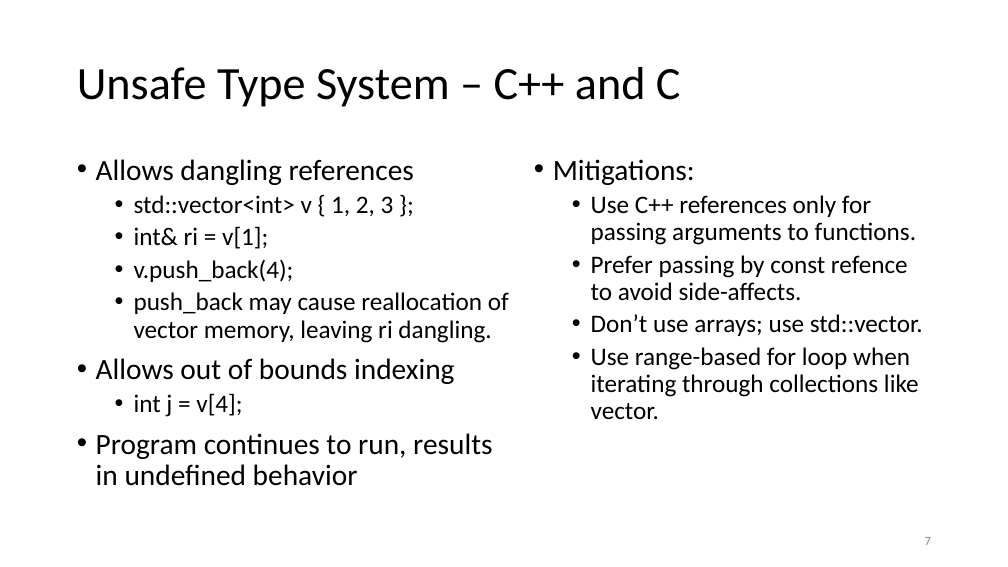
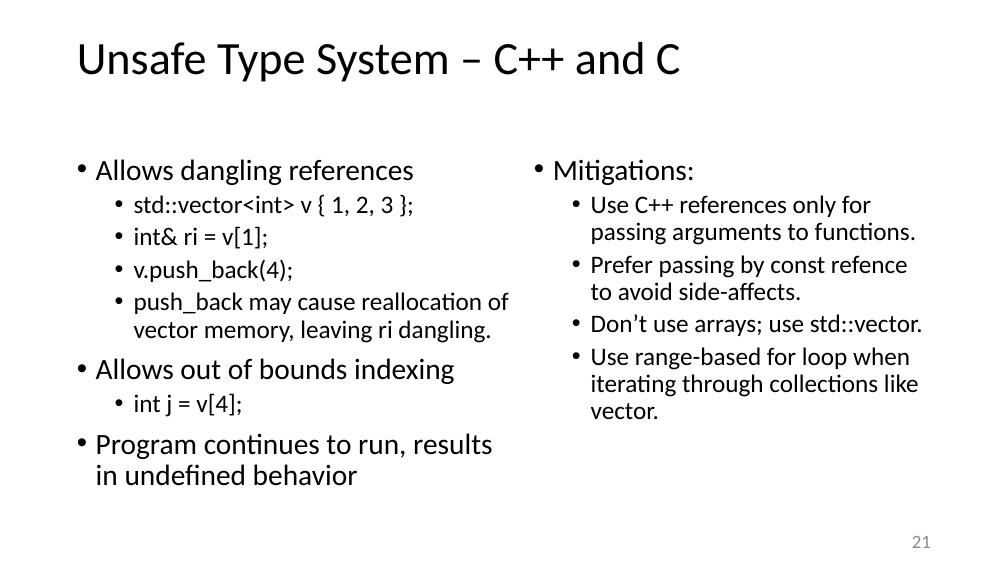
Before and after one commit to JimFawcett/JimFawcett.github.io, a slide deck: slide 21 of Resources/RustModels.pptx (slide 7 before the commit). Drawn at 1008x567 pixels with LibreOffice and Linux fonts; fonts in the diff are those of the drawing. Boxes give left, top, right and bottom in pixels: in the first picture for what was removed or moved away, otherwise in the second. Text is boxed around its words. In the diff, an @@ line names an element or a change of style, - is before the commit and + after.

```diff
--- a/Resources/RustModels.pptx
+++ b/Resources/RustModels.pptx
@@ title "Unsafe Type System – C++ ...": place and size @@
-title "Unsafe Type System – C++ ..." at box(77, 67, 681, 107)
+title "Unsafe Type System – C++ ..." at box(77, 42, 681, 82)
@@ page number at box(912, 536, 931, 548): text changed; size 12 to 18 pt @@
-7
+21
```
Also in this commit, not shown: 3 other slides changed, 15 slides added, 2 other files.
